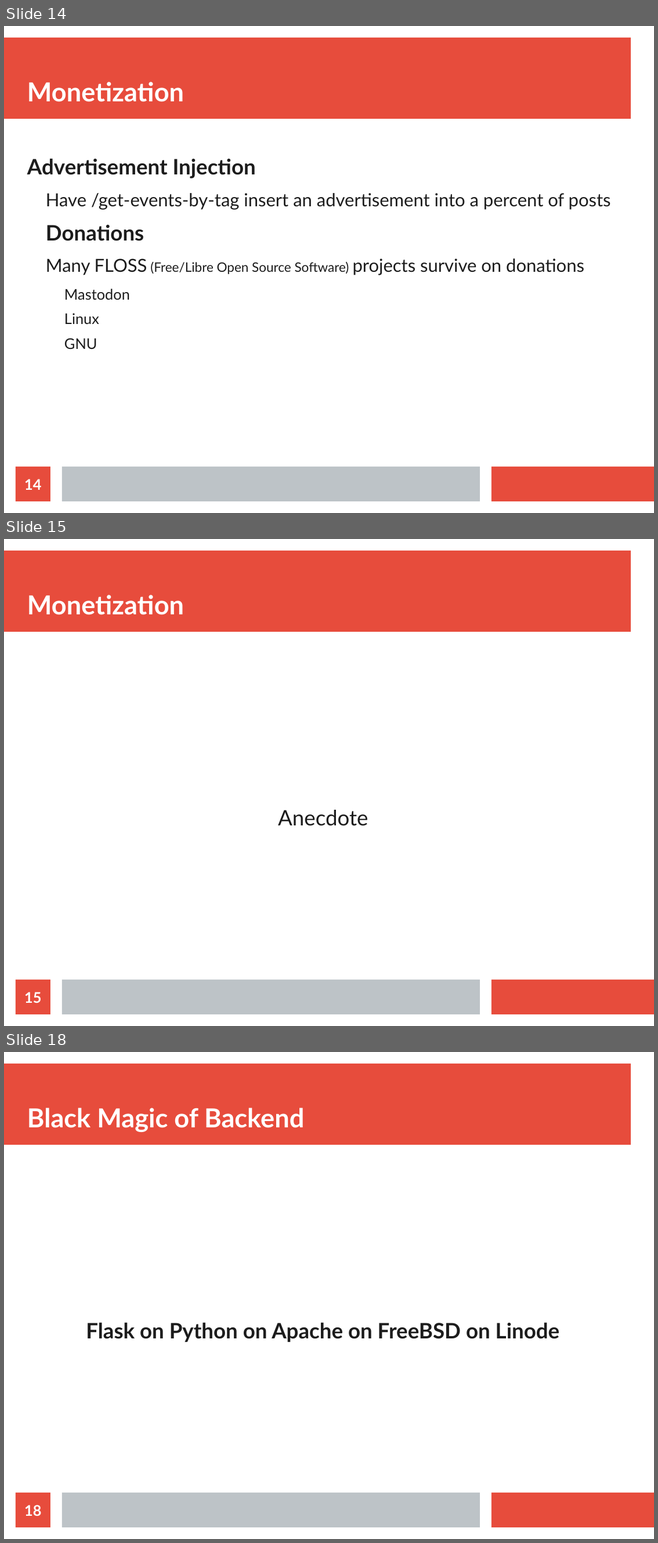
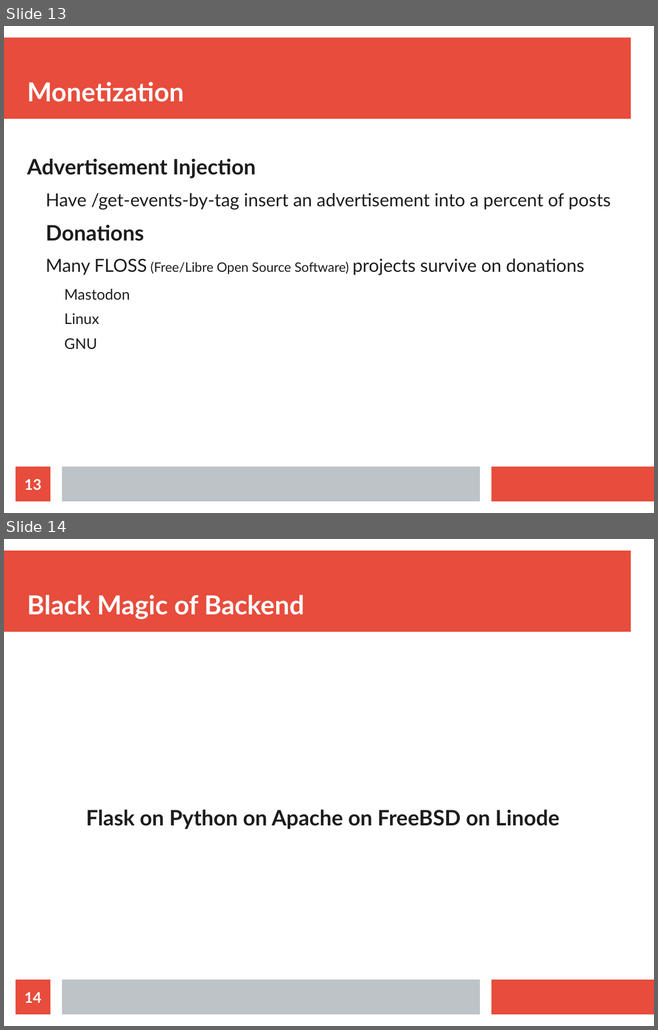
Before and after one commit to AbsolutelyLudicrous/cbus-2018, a slide deck: eventor.odp. Shown one above the other, each under a label of ours: slides 14, 15 and 18 before the commit, slides 13 and 14 after it; the slides between them are not shown. The pictures are 658x1543 and 658x1030 pixels, drawn with LibreOffice and Linux fonts; fonts in the diff are those of the drawing. Boxes give left, top, right and bottom in pixels: in the first picture for what was removed or moved away, otherwise in the second. Text is boxed around its words. In the diff, an @@ line names an element or a change of style, - is before the commit and + after.

```diff
--- a/eventor.odp
+++ b/eventor.odp
@@ slide 15 removed at (4,539,654,1026), background #FFFFFF; not listed: 3 template elements that a slide beside it also shows @@
@@ title removed at (27,595,184,615) @@
-Monetization
@@ subtitle removed at (278,810,368,826) @@
-Anecdote
@@ page number removed at (16,980,50,1015) @@
-15
@@ what was slide 14 is now slide 13 @@
@@ page number at (24,479,41,490): text changed @@
-14
+13
@@ what was slide 18 is now slide 14 @@
@@ page number at (24,992,41,1003): text changed @@
-18
+14
```
Also in this commit, not shown: 4 slides changed, 3 slides added, 3 other slides removed.
